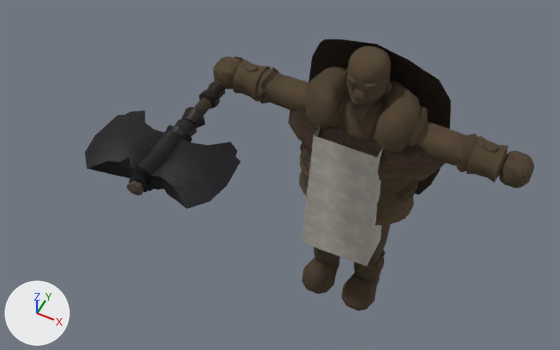
A saved change to the glTF model csharp/Unciv.Godot/Packs/units/models/unit/Maori Warrior.glb.
The view is the same before and after, from a camera (50 mm lens) standing at (0.417, -1.276, 1.936) and looking at (-0.152, -0.139, 0.515). Lighting does not change. The marker at lower left points along +X, +Y and +Z. The first picture is the older version. Where no turn or scale is listed for an object, it has been applied to the vertices.

The older version as bpy lines, for what is in view:
```python
me_mesh_2h_axe = bpy.data.meshes.new('Mesh_2H_Axe')
me_mesh_2h_axe.from_pydata(...)  # 256 vertices, 508 faces; spans x -0.62..0.62, y -0.13..0.13, z -0.43..1.29
# faces by material slot: [438, 70]
me_mesh_2h_axe.materials.append(mat_iron)
me_mesh_2h_axe.materials.append(mat_cloth)
me_mesh_barbarian_cape = bpy.data.meshes.new('Mesh_Barbarian_Cape')
me_mesh_barbarian_cape.from_pydata(...)  # 53 vertices, 78 faces; spans x -0.192..0.192, y 0.011..0.102, z -0.493..0.009
me_mesh_barbarian_cape.materials.append(mat_fur)
me_mesh_skinned = bpy.data.meshes.new('Mesh_skinned')
me_mesh_skinned.from_pydata(...)  # 2465 vertices, 4517 faces; spans x -0.401..0.401, y -0.124..0.122, z 0.011..0.861
# faces by material slot: [4045, 180, 180, 80, 32]
me_mesh_skinned.materials.append(mat_wool)
me_mesh_skinned.materials.append(mat_fur)
me_mesh_skinned.materials.append(mat_leather)
me_mesh_skinned.materials.append(mat_hair)
me_mesh_skinned.materials.append(mat_teamcolor)
ob_2h_axe = bpy.data.objects.new('2H_Axe', me_mesh_2h_axe)
ob_2h_axe.location = (-0.371, -0.058, 0.637)
ob_2h_axe.rotation_euler = (1.571, 0.0, 0.0)  # degrees (90, 0, 0)
ob_2h_axe.scale = (0.285, 0.285, 0.285)
ob_barbarian_cape = bpy.data.objects.new('Barbarian_Cape', me_mesh_barbarian_cape)
ob_barbarian_cape.location = (0.0, 0.0, 0.845)
ob_warrior = bpy.data.objects.new('Warrior', me_mesh_skinned)
ob_warrior.location = (0.0, 0.0, -0.011)
```
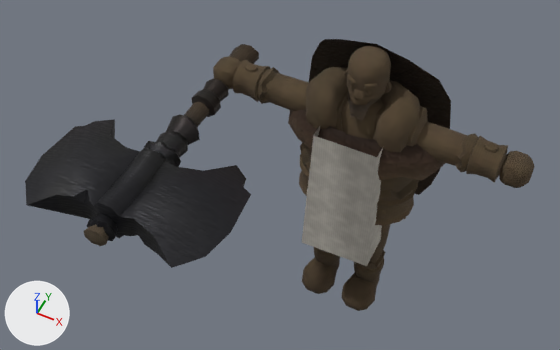
Where the change shows, as pixel boxes [x1, y1, x2, y2] in the pictures (560 x 350 px):
'2H_Axe', moved, rescaled (47% wider, 46% taller)
    before: [85, 56, 244, 209]
    after: [25, 44, 259, 268]

The change, as a diff of the scene's bpy script:
```diff
--- a/csharp/Unciv.Godot/Packs/units/models/unit/Maori Warrior.glb.py
+++ b/csharp/Unciv.Godot/Packs/units/models/unit/Maori Warrior.glb.py
@@ ob_2h_axe @@
 ob_2h_axe = bpy.data.objects.new('2H_Axe', me_mesh_2h_axe)
-ob_2h_axe.location = (-0.371, -0.058, 0.637)
+ob_2h_axe.location = (-0.371, -0.062, 0.637)
 ob_2h_axe.rotation_euler = (1.571, 0.0, 0.0)  # degrees (90, 0, 0)
-ob_2h_axe.scale = (0.285, 0.285, 0.285)
+ob_2h_axe.scale = (0.399, 0.399, 0.399)
```
